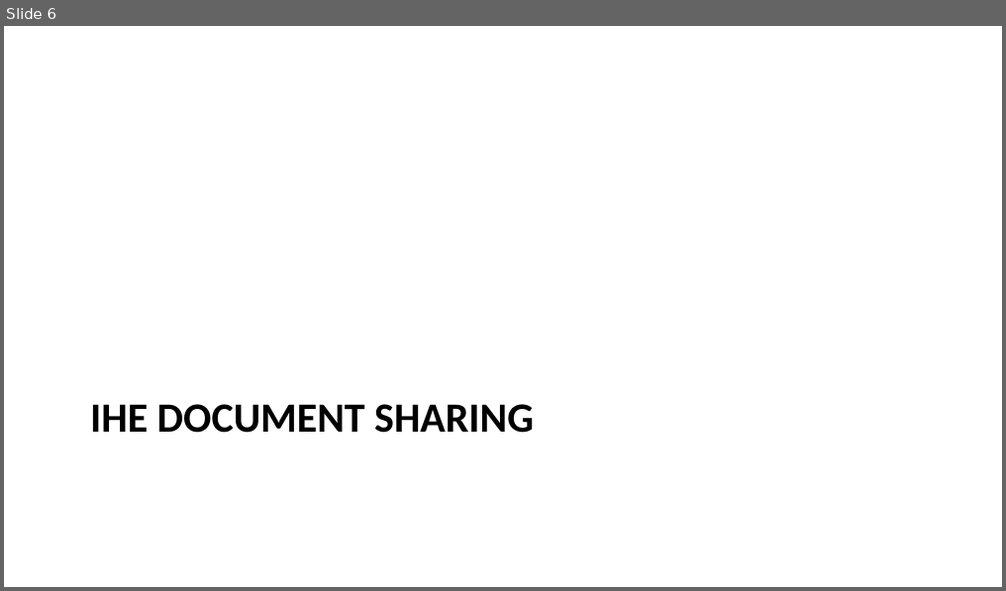
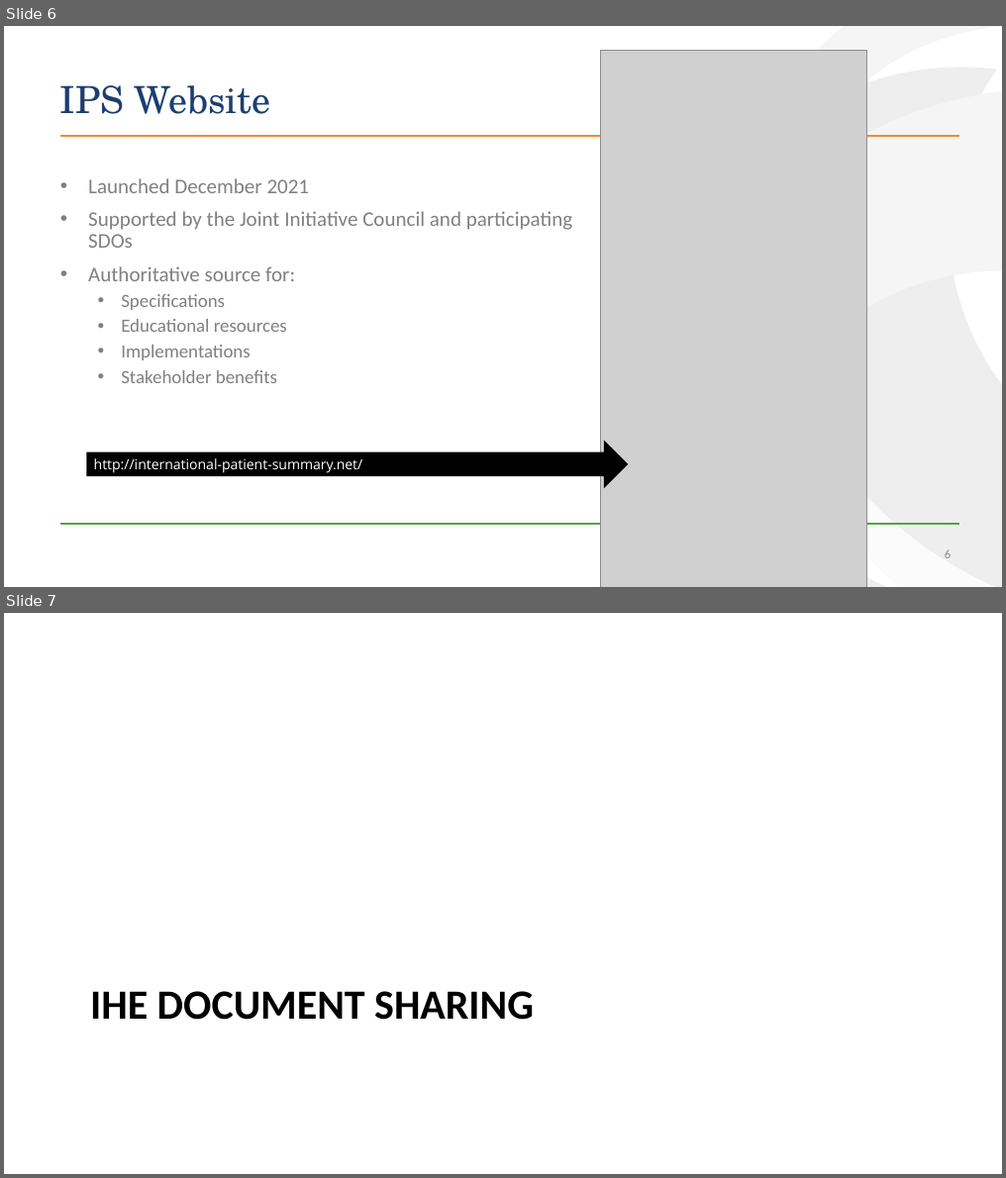
Before and after one commit to IHE/IT-Infrastructure, a slide deck: Presentations/IHE_ITI_sIPS.pptx. Shown one above the other, each under a label of ours: slide 6 before the commit, slides 6 and 7 after it. The pictures are 1006x591 and 1006x1178 pixels, drawn with LibreOffice and Linux fonts; fonts in the diff are those of the drawing; grey boxes stand for pictures; background and template pictures are left out. Boxes give left, top, right and bottom in pixels: in the first picture for what was removed or moved away, otherwise in the second. Text is boxed around its words. In the diff, an @@ line names an element or a change of style, - is before the commit and + after.

```diff
--- a/Presentations/IHE_ITI_sIPS.pptx
+++ b/Presentations/IHE_ITI_sIPS.pptx
@@ slide 6 added at [4,26,1002,587], background #FFFFFF @@
@@ rectangle added at [525,26,1002,587], fill #FFFFFF at 74% opacity @@
@@ picture added at [601,51,867,587] @@
@@ group added at [669,26,1002,587]: 4 freeform shapes @@
@@ title added at [60,85,271,114], 36 pt, text #1C3E70 @@
+IPS Website
@@ line added from (60, 136) to (959, 136), #F28932 2 pt @@
@@ text added at [88,178,572,383], 20 pt, text #808080 @@
+• Launched December 2021
+• Supported by the Joint Initiative Council and participating SDOs
+• Authoritative source for:
+  • Specifications
+  • Educational resources
+  • Implementations
+  • Stakeholder benefits
@@ right arrow added at [86,440,629,488], fill #000000, 13.3 pt, text #FFFFFF @@
+http://international-patient-summary.net/
@@ line added from (60, 525) to (959, 525), #57A345 2 pt @@
@@ page number added at [944,551,950,559], 12 pt, text #8C8C8C @@
+6
@@ what was slide 6 is now slide 7 @@
```
Also in this commit, not shown: 13 slides changed, 7 other slides added, 1 other file.
